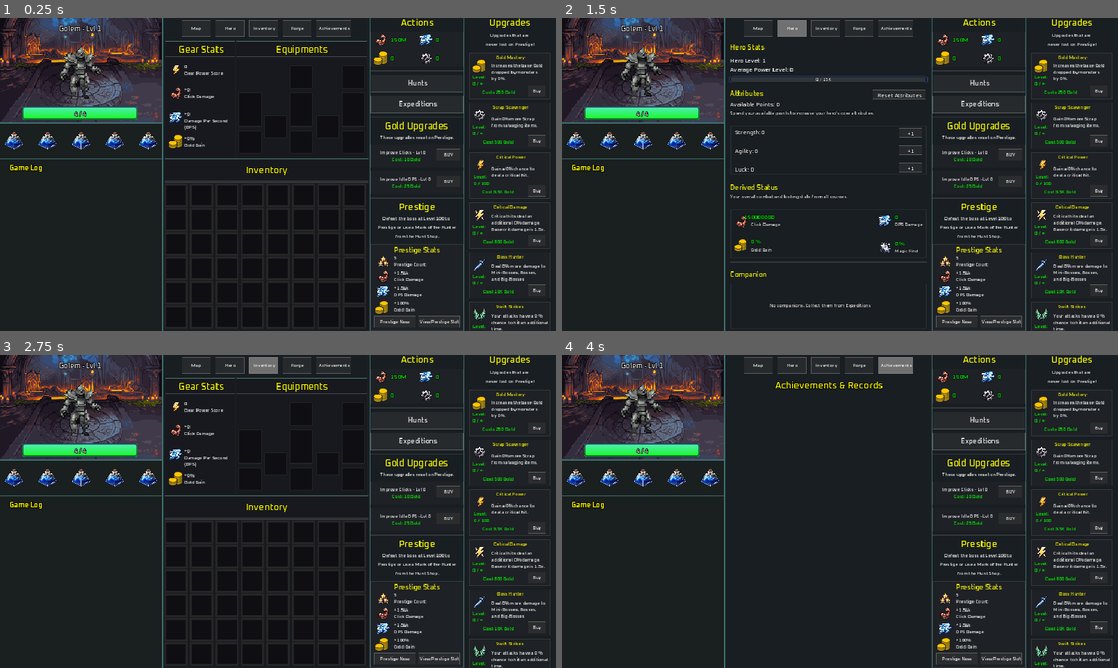
Above: before the commit, frames 1-4 (two rows, left to right).
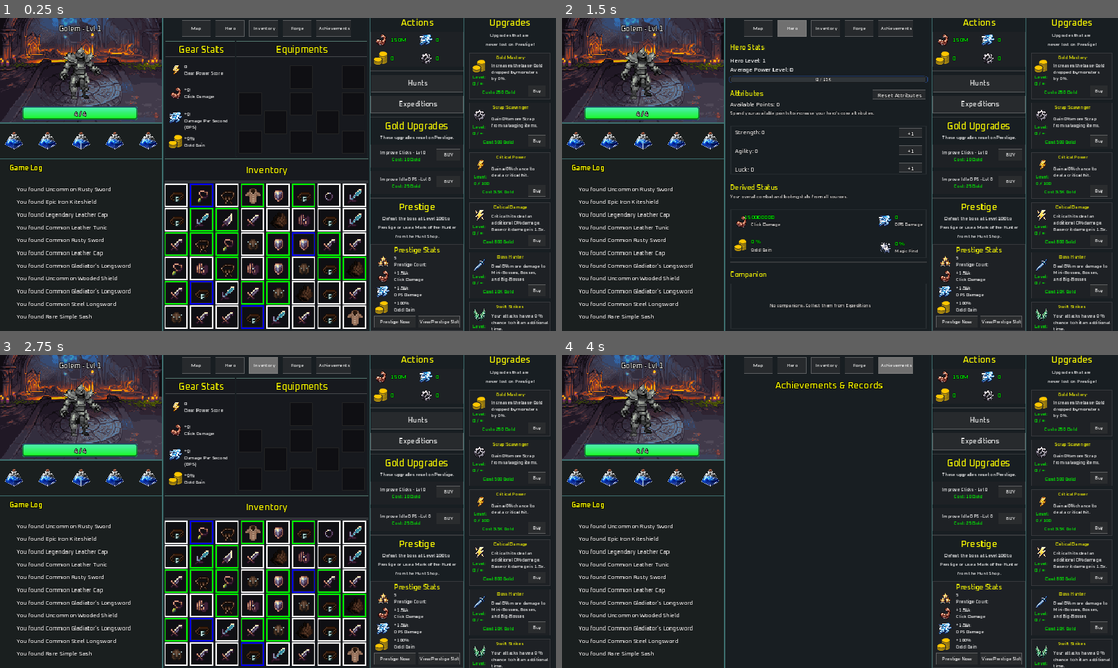
Above: after the commit, the same moments.

Repository: diemissonlima/idle_adventure
Game: Godot game, scene res://scenes/main_scene.tscn
The game is run twice, just before and just after one commit, with the same random seed, the same clock (stepped at 60 frames per second) and the same inputs. The project has no main scene, so this scene is started directly.
Inputs:
- Up to frame 1 (0.25 s): no input
- Up to frame 2 (1.5 s): click "Map" at 0.5 s; click "Hero" at 1.25 s
- Up to frame 3 (2.75 s): click "Inventory" at 2 s
- Up to frame 4 (4 s): click "Forge" at 2.75 s; click "Achievements" at 3.5 s

The runs differ from the first frame. In frame 1, 5.8% of the frame differs, in the area x 3-66%, y 52-100%; in frame 2, 1.1%; in frame 3, 5.8%; in frame 4, 1.1%.

Commit message:
Reestruturar o sistema de inventário e equipamentos
Scripts e cenas de gerenciamento de inventário e equipamentos atualizados, incluindo alterações nos arquivos base_item, main_scene e arquivos de estado do editor Godot relacionados. Layout e cache do editor ajustados para refletir a nova estrutura de equipamentos e organização de itens. Essas alterações melhoram a modularidade e a facilidade de manutenção do sistema de inventário e equipamentos.

Diff:
--- a/scenes/base_item.tscn
+++ b/scenes/base_item.tscn
@@ -22,7 +22,7 @@
 font = ExtResource("3_ymrud")
 font_size = 4
 
-[node name="BaseItem" type="StaticBody2D" node_paths=PackedS …(139 unchanged characters)… "click_damage_label", "magic_find_label")]
+[node name="BaseItem" type="StaticBody2D" node_paths=PackedS …(139 unchanged characters)… "click_damage_label", "magic_find_label", "compare_item_name_label", "compare_power_level_label", "compare_gold_gain_label", "compare_dps_damage_label", "compare_click_damage_label", "compare_magic_find_label")]
 script = ExtResource("1_32xci")
 item_sprite = NodePath("Sprite")
 item_info = NodePath("ItemInfo")
@@ -33,6 +33,12 @@
 dps_damage_label = NodePath("ItemInfo/VBoxContainer/DpsDamage")
 click_damage_label = NodePath("ItemInfo/VBoxContainer/ClickDamage")
 magic_find_label = NodePath("ItemInfo/VBoxContainer/MagiFind")
+compare_item_name_label = NodePath("CompareItem/Name")
+compare_power_level_label = NodePath("CompareItem/VBoxContainer/PowerLevel")
+compare_gold_gain_label = NodePath("CompareItem/VBoxContainer/GoldGain")
+compare_dps_damage_label = NodePath("CompareItem/VBoxContainer/DpsDamage")
+compare_click_damage_label = NodePath("CompareItem/VBoxContainer/ClickDamage")
+compare_magic_find_label = NodePath("CompareItem/VBoxContainer/MagiFind")
 
 [node name="Collision" type="CollisionShape2D" parent="."]
 position = Vector2(10, 10)
@@ -112,8 +118,8 @@
 [node name="CompareItem" type="TextureRect" parent="."]
 visible = false
 z_index = 10
-offset_left = 84.0
-offset_right = 144.0
+offset_left = 82.0
+offset_right = 142.0
 offset_bottom = 54.0
 texture = ExtResource("2_y6dqf")
 expand_mode = 1
--- a/scenes/main_scene.tscn
+++ b/scenes/main_scene.tscn
@@ -38,8 +38,21 @@
 [ext_resource type="Texture2D" uid="uid://bmwqrp1rpk85y" path="res://assets/buttons/S Button 3/ButtonNormal.png" id="26_83xn1"]
 [ext_resource type="PackedScene" uid="uid://blbvtl8up3ubx" path="res://scenes/slot.tscn" id="26_cvly0"]
 [ext_resource type="Texture2D" uid="uid://dwxxiwirf0jad" path="res://assets/inventory/Backpack 10x6/Cell.png" id="26_rjwgf"]
+[ext_resource type="PackedScene" uid="uid://c75roqyw5exar" path="res://scenes/items/equipment/armor/leather_tunic.tscn" id="28_cxrfu"]
 [ext_resource type="Script" path="res://scripts/equipment_manager.gd" id="28_dg3qf"]
+[ext_resource type="PackedScene" uid="uid://dhmq1qc6fqw" path="res://scenes/items/equipment/belts/leather_belt.tscn" id="29_l7fe6"]
 [ext_resource type="Script" path="res://scripts/equipment_stats.gd" id="30_d0rwl"]
+[ext_resource type="PackedScene" uid="uid://dhgrb6ivy00oe" path="res://scenes/items/equipment/belts/simple_sash.tscn" id="30_sfkmi"]
+[ext_resource type="PackedScene" uid="uid://c4drjt05jl1qo" path="res://scenes/items/equipment/gloves/leather_gloves.tscn" id="31_pj554"]
+[ext_resource type="PackedScene" uid="uid://cvwkxo8nx26w0" path="res://scenes/items/equipment/helmet/leather_cap.tscn" id="32_w6c3g"]
+[ext_resource type="PackedScene" uid="uid://yw8eklmqtxar" path="res://scenes/items/equipment/necklace/simple_pendant.tscn" id="33_5kmub"]
+[ext_resource type="PackedScene" uid="uid://bvegrx3xg63oe" path="res://scenes/items/equipment/rings/iron_ring.tscn" id="34_jsc5r"]
+[ext_resource type="PackedScene" uid="uid://d13e0q3s6r1th" path="res://scenes/items/equipment/shields/iron_kiteshield.tscn" id="35_fnjlg"]
+[ext_resource type="PackedScene" uid="uid://2sjtfobfb40r" path="res://scenes/items/equipment/shields/wooded_shield.tscn" id="36_52qtn"]
+[ext_resource type="PackedScene" uid="uid://cmi1vfp28ul4b" path="res://scenes/items/equipment/weapons/gladiators_longsword.tscn" id="37_jany3"]
+[ext_resource type="PackedScene" uid="uid://dvcd4q31beisf" path="res://scenes/items/equipment/weapons/iron_shortsword.tscn" id="38_agvd0"]
+[ext_resource type="PackedScene" uid="uid://bpvbic3vb4jcm" path="res://scenes/items/equipment/weapons/rusty_sword.tscn" id="39_i8j4n"]
+[ext_resource type="PackedScene" uid="uid://l3q2cv0t7c02" path="res://scenes/items/equipment/weapons/steel_longsword.tscn" id="40_n06h2"]
 
 [sub_resource type="LabelSettings" id="LabelSettings_qrr8g"]
 font = ExtResource("4_rkqi3")
@@ -1283,6 +1296,7 @@
 inventory_size = 160
 inventory_container = NodePath("BackgroundInventory/ScrollContainer/GridContainer")
 equipment_container = NodePath("BackgroundEquipment")
+item_list = Array[PackedScene]([ExtResource("28_cxrfu"), ExtResource("29_l7fe6"), ExtResource("30_sfkmi"), ExtResource("31_pj554"), ExtResource("32_w6c3g"), ExtResource("33_5kmub"), ExtResource("34_jsc5r"), ExtResource("35_fnjlg"), ExtResource("36_52qtn"), ExtResource("37_jany3"), ExtResource("38_agvd0"), ExtResource("39_i8j4n"), ExtResource("40_n06h2")])
 
 [node name="BackgroundEquipment" type="TextureRect" parent="Container2/Inventory" node_paths=PackedStringArray("helmet_slot", "armor_slot", "boots_slot", "gloves_slot", "belt_slot", "ring_1_slot", "ring_2_slot", "shield_slot", "weapon_slot", "necklace_slot") groups=["equipment_manager"]]
 offset_left = 63.0
@@ -1331,7 +1345,7 @@
 expand_mode = 1
 
 [node name="Armor" type="TextureRect" parent="Container2/Inventory/BackgroundEquipment"]
-custom_minimum_size = Vector2(20, 30)
+custom_minimum_size = Vector2(20, 20)
 layout_mode = 1
 anchors_preset = 5
 anchor_left = 0.5
@@ -1339,7 +1353,7 @@
 offset_left = -11.0
 offset_top = 44.0
 offset_right = 9.0
-offset_bottom = 74.0
+offset_bottom = 64.0
 grow_horizontal = 2
 texture = ExtResource("26_rjwgf")
 expand_mode = 1
@@ -1393,9 +1407,9 @@
 anchor_left = 0.5
 anchor_right = 0.5
 offset_left = -33.0
-offset_top = 64.0
+offset_top = 60.0
 offset_right = -13.0
-offset_bottom = 84.0
+offset_bottom = 80.0
 grow_horizontal = 2
 texture = ExtResource("26_rjwgf")
 expand_mode = 1
@@ -1407,15 +1421,15 @@
 anchor_left = 0.5
 anchor_right = 0.5
 offset_left = 12.0
-offset_top = 64.0
+offset_top = 60.0
 offset_right = 32.0
-offset_bottom = 84.0
+offset_bottom = 80.0
 grow_horizontal = 2
 texture = ExtResource("26_rjwgf")
 expand_mode = 1
 
 [node name="Shield" type="TextureRect" parent="Container2/Inventory/BackgroundEquipment"]
-custom_minimum_size = Vector2(20, 30)
+custom_minimum_size = Vector2(20, 20)
 layout_mode = 1
 anchors_preset = 5
 anchor_left = 0.5
@@ -1423,13 +1437,13 @@
 offset_left = 34.0
 offset_top = 44.0
 offset_right = 54.0
-offset_bottom = 74.0
+offset_bottom = 64.0
 grow_horizontal = 2
 texture = ExtResource("26_rjwgf")
 expand_mode = 1
 
 [node name="Weapon" type="TextureRect" parent="Container2/Inventory/BackgroundEquipment"]
-custom_minimum_size = Vector2(20, 30)
+custom_minimum_size = Vector2(20, 20)
 layout_mode = 1
 anchors_preset = 5
 anchor_left = 0.5
@@ -1437,7 +1451,7 @@
 offset_left = -55.0
 offset_top = 44.0
 offset_right = -35.0
-offset_bottom = 74.0
+offset_bottom = 64.0
 grow_horizontal = 2
 texture = ExtResource("26_rjwgf")
 expand_mode = 1
--- a/scripts/base_item.gd
+++ b/scripts/base_item.gd
@@ -22,6 +22,14 @@
 @export var click_damage_label: Label
 @export var magic_find_label: Label
 
+@export_category("Compare Item")
+@export var compare_item_name_label: Label
+@export var compare_power_level_label: Label
+@export var compare_gold_gain_label: Label
+@export var compare_dps_damage_label: Label
+@export var compare_click_damage_label: Label
+@export var compare_magic_find_label: Label
+
 var item_data: Dictionary
 var compare_info: bool = false
 
@@ -32,10 +40,12 @@
 
 
 func _process(_delta: float) -> void:
-	if Input.is_action_pressed("compare_item") and compare_info:
-		show_compare_item_info()
-	else:
-		compare_item_info.visible = false
+	if get_parent().name == "Slot" or get_parent().name.begins_with("@Color"):
+		if Input.is_action_pressed("compare_item") and compare_info:
+			show_compare_item_info()
+		else:
+			compare_item_info.visible = false
+			Player.compare_item = {}
 
 
 func update_item_info() -> void:
@@ -138,6 +148,47 @@
 func show_compare_item_info() -> void:
 	compare_item_info.visible = true
 	get_tree().call_group("equipment_manager", "check_equipped_item", item_type)
+	var equipped_item = Player.compare_item.duplicate()
+
+	if equipped_item:
+		compare_item_name_label.text = (
+			equipped_item["item_rarity"].capitalize() + "\n" + equipped_item["item_name"]
+		)
+		compare_power_level_label.text = (
+			"Power Level: " + str(equipped_item["power_level"])
+		)
+
+		match equipped_item["item_rarity"]:
+			"common":
+				compare_item_name_label.self_modulate = Color.WHITE
+
+			"uncommon":
+				compare_item_name_label.self_modulate = Color.GREEN
+
+			"rare":
+				compare_item_name_label.self_modulate = Color.BLUE
+
+			"epic":
+				compare_item_name_label.self_modulate = Color.MAGENTA
+
+			"legendary":
+				compare_item_name_label.self_modulate = Color.GOLD
+
+		if equipped_item["gold_gain"]:
+			compare_gold_gain_label.visible = true
+			compare_gold_gain_label.text = "+" + str(equipped_item["gold_gain"]) + "% Gold Gain"
+
+		if equipped_item["dps_damage"]:
+			compare_dps_damage_label.visible = true
+			compare_dps_damage_label.text = "+" + str(equipped_item["dps_damage"]) + " DPS Damage"
+
+		if click_damage:
+			compare_click_damage_label.visible = true
+			compare_click_damage_label.text = "+" + str(equipped_item["click_damage"]) + " Click Damage"
+
+		if magic_find:
+			compare_magic_find_label.visible = true
+			compare_magic_find_label.text = "+" + str(equipped_item["magic_find"]) + "% Magic Find"
 
 
 func _on_sprite_mouse_entered() -> void:
--- a/scripts/equipment_manager.gd
+++ b/scripts/equipment_manager.gd
@@ -206,13 +206,9 @@
 	Player.equipment_bonus = total_bonus
 
 
-func check_equipped_item(item_type: String) -> Dictionary:
+func check_equipped_item(item_type: String) -> void:
 	if equipment_data[item_type] != null:
-		print("Item do mesmo tipo equipado")
-		return equipment_data[item_type]
-	else:
-		print("Nao tem nenhum item do tipo ", item_type, " equipado")
-		return {}
+		Player.compare_item = equipment_data[item_type]
 
 
 func on_mouse_entered(slot: TextureRect) -> void:
--- a/scripts/global_player.gd
+++ b/scripts/global_player.gd
@@ -96,6 +96,8 @@
 
 # dicionario com exp necessaria pra passar de level
 var level_dict: Dictionary
+
+var compare_item: Dictionary
 
 
 func cause_damage(type_damage: String) -> void:
@@ -271,6 +273,16 @@
 	get_tree().call_group("main_scene", "update_label")
 
 
+func improve_scrap(value: float) -> void:
+	scrap_resource += value
+
+	get_tree().call_group("main_scene", "update_label")
+	get_tree().call_group(
+		"game_log", "add_message",
+		"You gained " + str(World.format_number(value)) + " scrap."
+		)
+
+
 func update_exp(value: float) -> void:
 	current_exp += value
 	var log_msg: String = "You gained " + World.format_number(value) + " XP."
--- a/scripts/inventory.gd
+++ b/scripts/inventory.gd
@@ -8,6 +8,7 @@
 @export var inventory_size: int
 @export var inventory_container: GridContainer
 @export var equipment_container: TextureRect
+@export var item_list: Array[PackedScene]
 
 var slot_can_click: bool = false
 var slot_target: ColorRect
@@ -16,7 +17,7 @@
 func _ready() -> void:
 	populate_inventory_slot()
 	connect_slot_signal()
-	# instantiate_item()
+	populate_inventory()
 
 
 func _process(_delta: float) -> void:
@@ -52,6 +53,8 @@
 
 
 func add_item(item: StaticBody2D) -> void:
+	var added: bool = false
+
 	for slot in inventory_container.get_children():
 		if slot.get_child_count() <= 1:
 			slot.add_child(item)
@@ -60,11 +63,17 @@
 				"game_log", "add_message",
 				"You found " + item.item_rarity.capitalize() + " " + item.item_name
 				)
+
+			added = true
 			break
 
+	if not added:
+		Player.improve_scrap(item.power_level)
 
-func instantiate_item() -> void:
-	var item_scene: PackedScene = preload("res://scenes/items/equipment/armor/leather_tunic.tscn")
+
+func populate_inventory() -> void:
 	for j in range(160):
-		var item = item_scene.instantiate()
-		add_item(item)
+		var index: int = randi() % item_list.size()
+		var item_scene = item_list[index]
+		var item_instance = item_scene.instantiate()
+		add_item(item_instance)
Not shown: 1 places in scenes/main_scene.tscn that only renumber resources
